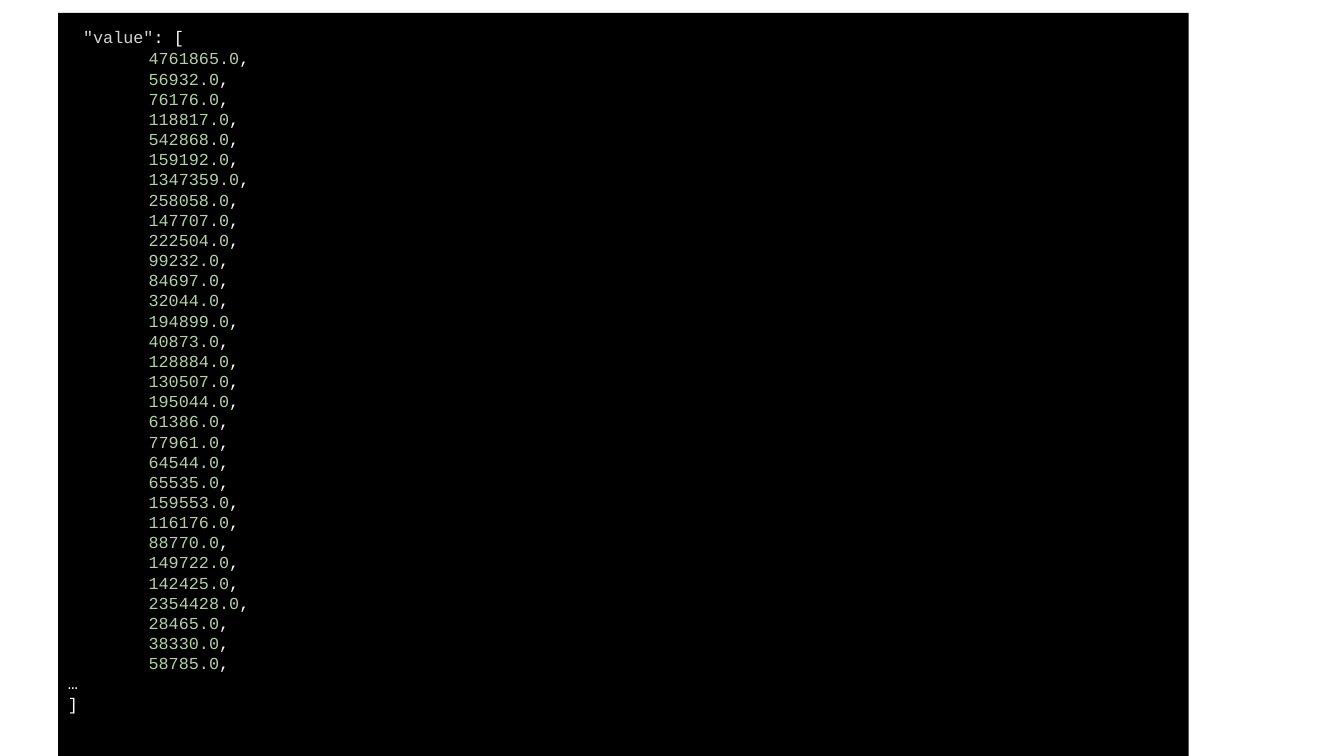
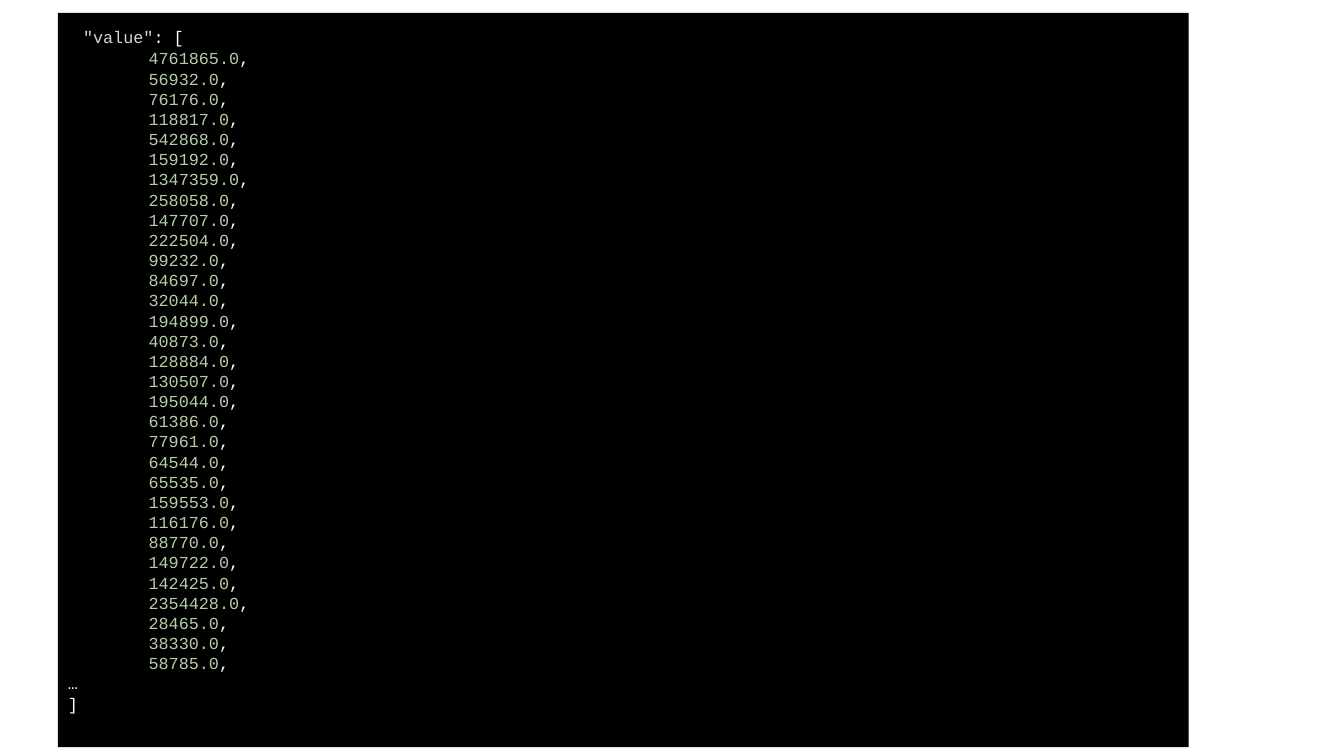
Before and after one commit to nurbujang/WSAA-coursework, a slide deck: slide 4 of labs/WSAA4.3 APIs in the wild cso_ed.pptx. Drawn at 1344x756 pixels with LibreOffice and Linux fonts; fonts in the diff are those of the drawing; background and template pictures are left out. Boxes give left, top, right and bottom in pixels: in the first picture for what was removed or moved away, otherwise in the second. Text is boxed around its words. In the diff, an @@ line names an element or a change of style, - is before the commit and + after.

```diff
--- a/labs/WSAA4.3 APIs in the wild cso_ed.pptx
+++ b/labs/WSAA4.3 APIs in the wild cso_ed.pptx
@@ rectangle ""value": [": place and size @@
-rectangle ""value": [" at bbox=[58, 13, 1190, 756]
+rectangle ""value": [" at bbox=[58, 13, 1190, 748]
```
Also in this commit, not shown: 5 other slides changed, 1 other file.
